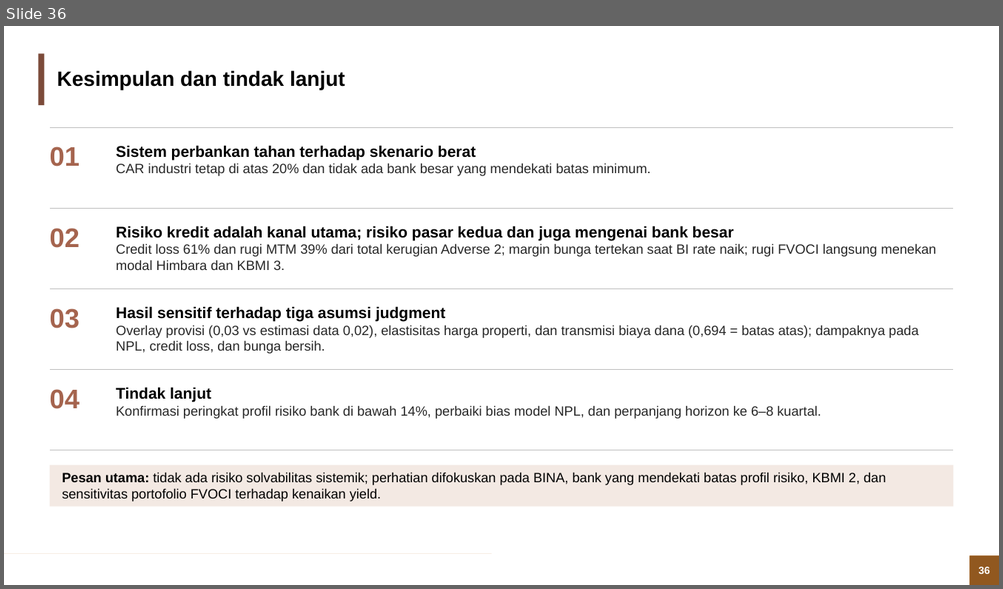
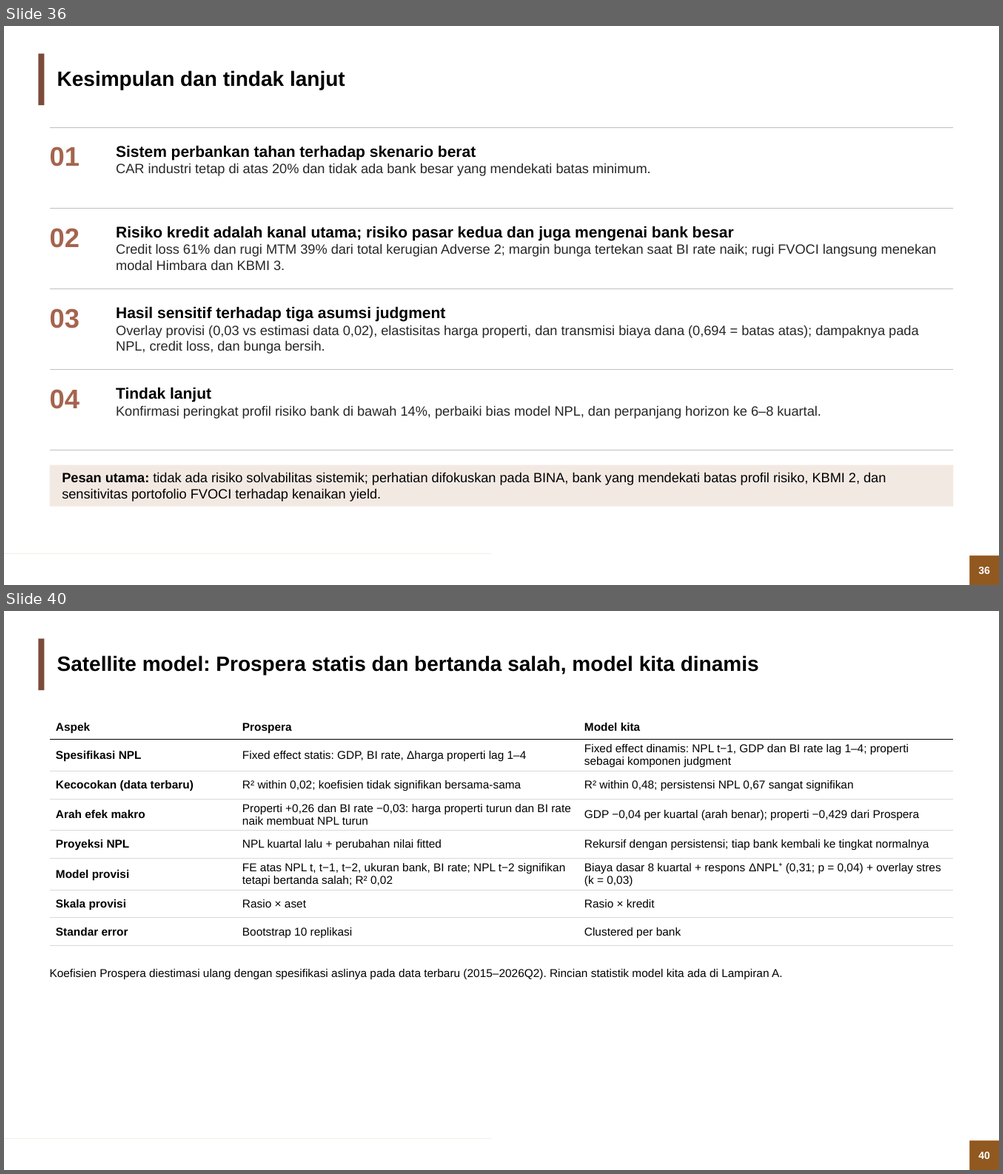
Before and after one commit to muhamadhaikal128/banking-stress-test, a slide deck: Banking Stress Test (Solvency).pptx. Shown one above the other, each under a label of ours: slide 36 before the commit, slides 36 and 40 after it; the slides between them are not shown. The pictures are 1003x589 and 1003x1174 pixels, drawn with LibreOffice and Linux fonts; fonts in the diff are those of the drawing; background and template pictures are left out. Boxes give left, top, right and bottom in pixels: in the first picture for what was removed or moved away, otherwise in the second. Text is boxed around its words. In the diff, an @@ line names an element or a change of style, - is before the commit and + after.

```diff
--- a/Banking Stress Test (Solvency).pptx
+++ b/Banking Stress Test (Solvency).pptx
@@ slide 40 added at (4,611,999,1170), background #FFFFFF; not listed: 4 template elements that a slide beside it also shows @@
@@ title added at (57,655,759,675), 20 pt, text #000000, bold @@
+Satellite model: Prospera statis dan bertanda salah, model kita dinamis
@@ table added at (50,715,953,941), 8 rows, 3 columns @@
+Aspek | Prospera | Model kita
+Spesifikasi NPL | Fixed effect statis: GDP, BI rate, Δharga properti lag 1–4 | Fixed effect dinamis: NPL t−1, GDP dan BI rate lag 1–4; properti sebagai komponen judgment
+Kecocokan (data terbaru) | R² within 0,02; koefisien tidak signifikan bersama-sama | R² within 0,48; persistensi NPL 0,67 sangat signifikan
+Arah efek makro | Properti +0,26 dan BI rate −0,03: harga properti turun dan BI rate naik membuat NPL turun | GDP −0,04 per kuartal (arah benar); properti −0,429 dari Prospera
+Proyeksi NPL | NPL kuartal lalu + perubahan nilai fitted | Rekursif dengan persistensi; tiap bank kembali ke tingkat normalnya
+Model provisi | FE atas NPL t, t−1, t−2, ukuran bank, BI rate; NPL t−2 signifikan tetapi bertanda salah; R² 0,02 | Biaya dasar 8 kuartal + respons ΔNPL⁺ (0,31; p = 0,04) + overlay stres (k = 0,03)
+Skala provisi | Rasio × aset | Rasio × kredit
+Standar error | Bootstrap 10 replikasi | Clustered per bank
@@ text added at (50,969,782,980), 11 pt, text #000000 @@
+Koefisien Prospera diestimasi ulang dengan spesifikasi aslinya pada data terbaru (2015–2026Q2). Rincian statistik model kita ada di Lampiran A.
```
Also in this commit, not shown: 7 slides changed, 6 other slides added.
